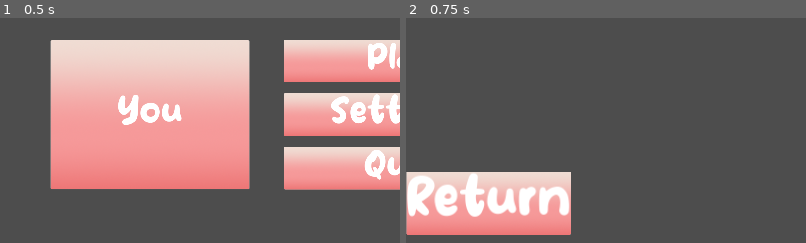
Above: before the commit, frames 1-2 (left to right).
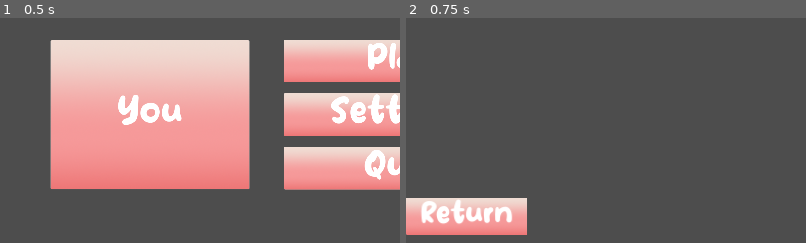
Above: after the commit, the same moments.

Repository: NeuroTCG/Neuro-TCG-Client
Game: Godot game, scene res://scenes/main/main.tscn
Two runs of this game, one before a commit and one after it. Both use one fixed random seed, a clock stepped at 60 frames per second and the inputs below.
Inputs:
- Up to frame 1 (0.5 s): no input
- Up to frame 2 (0.75 s): click "Play" at 0.5 s
The pictures show only the part of the screen within x 0-50%, y 43-93%; the shares and areas given below are measured in that part.

Frame 1 is identical in both runs. In frame 2, 8.9% of the frame differs, in the area x 0-42%, y 68-97%.

Commit message:
made return button more smaller

Diff:
--- a/scenes/ui/game.tscn
+++ b/scenes/ui/game.tscn
@@ -35,8 +35,9 @@
 size_flags_vertical = 8
 
 [node name="ReturnButton" type="Button" parent="VBoxContainer/HBoxContainer"]
+custom_minimum_size = Vector2(175, 0)
 layout_mode = 2
-theme_override_font_sizes/font_size = 75
+theme_override_font_sizes/font_size = 42
 text = "Return"
 
 [node name="Panel2" type="Panel" parent="VBoxContainer"]
--- a/scenes/ui/settings.tscn
+++ b/scenes/ui/settings.tscn
@@ -119,9 +119,14 @@
 layout_mode = 2
 size_flags_vertical = 8
 
+[node name="Padding" type="Label" parent="VBoxContainer/HBoxContainer"]
+layout_mode = 2
+text = "      "
+
 [node name="ReturnButton" type="Button" parent="VBoxContainer/HBoxContainer"]
+custom_minimum_size = Vector2(175, 0)
 layout_mode = 2
-theme_override_font_sizes/font_size = 75
+theme_override_font_sizes/font_size = 42
 text = "Return"
 
 [node name="Panel2" type="Panel" parent="VBoxContainer"]
